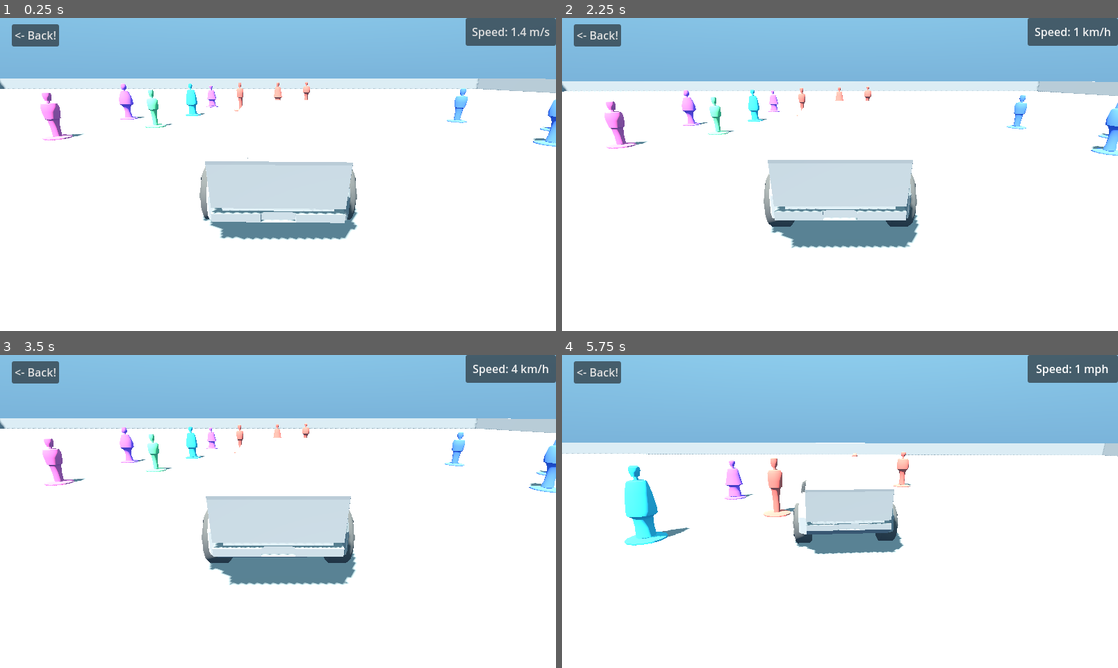
Above: before the commit, frames 1-4 (two rows, left to right).
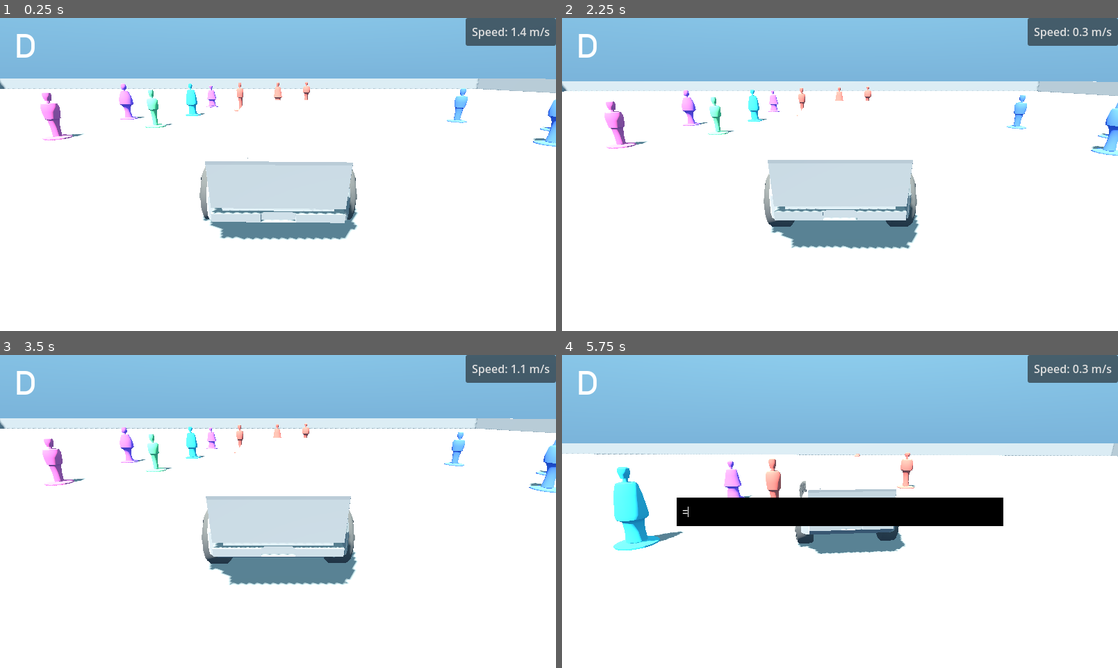
Above: after the commit, the same moments.

Repository: pedestriantactics/cybertruck-simulator
Game: Godot game, scene res://play.tscn
The game is run twice, just before and just after one commit, with the same random seed, the same clock (stepped at 60 frames per second) and the same inputs.
Inputs (mouse positions are in pixels of both pictures, inside the frame that each line leads up to):
- Up to frame 1 (0.25 s): no input
- Up to frame 2 (2.25 s): click (595, 36) at 0.5 s, where only the run before the commit has a clickable "<- Back!"; hold D (turn_right) 1.28-2 s; click "Speed: 0.2 m/s" at 2 s
- Up to frame 3 (3.5 s): hold S (move_backward) from 2.78 s (still down); tap Enter (ui_accept) at 2.85, 3.02, 3.32 s
- Up to frame 4 (5.75 s): release S (move_backward) at 3.53 s; hold D (turn_right) 3.53-4.28 s; hold Enter (ui_accept) 3.53-4.28 s; hold W (move_forward) 4.28-5.03 s; tap Enter (ui_accept) at 4.35, 4.52, 4.82 s; hold A (turn_left) from 5.03 s (still down); hold Enter (ui_accept) from 5.03 s (still down); tap = (dev_console, bound only after the commit) at 5.65 s

The runs differ from the first frame. In frame 1, 0.7% of the frame differs, in the area x 2-11%, y 2-13%; in frame 2, 1.0%; in frame 3, 0.9%; in frame 4, 8.9%, in the area x 0-100%, y 2-64%.

Commit message:
new sounds, sound fixes

Diff:
--- a/default_bus_layout.tres
+++ b/default_bus_layout.tres
@@ -6,11 +6,14 @@
 
 [sub_resource type="AudioEffectDistortion" id="AudioEffectDistortion_8xrqf"]
 resource_name = "Distortion"
-drive = 0.24
-post_gain = -13.6
+drive = 0.27
+post_gain = 24.0
 
 [sub_resource type="AudioEffectLimiter" id="AudioEffectLimiter_s8s6l"]
 resource_name = "Limiter"
+threshold_db = -4.0
+soft_clip_db = 0.0
+soft_clip_ratio = 5.6
 
 [sub_resource type="AudioEffectCompressor" id="AudioEffectCompressor_grcbn"]
 resource_name = "Compressor"
@@ -18,18 +21,22 @@
 release_ms = 20.0
 sidechain = &"Impacts"
 
+[sub_resource type="AudioEffectEQ21" id="AudioEffectEQ21_bn7ff"]
+resource_name = "EQ21"
+band_db/22_hz = 12.1
+
 [resource]
 bus/0/effect/0/effect = SubResource("AudioEffectEQ21_wingd")
 bus/0/effect/0/enabled = false
 bus/0/effect/1/effect = SubResource("AudioEffectDistortion_8xrqf")
 bus/0/effect/1/enabled = false
 bus/0/effect/2/effect = SubResource("AudioEffectLimiter_s8s6l")
-bus/0/effect/2/enabled = false
+bus/0/effect/2/enabled = true
 bus/1/name = &"Ambient"
 bus/1/solo = false
 bus/1/mute = false
 bus/1/bypass_fx = false
-bus/1/volume_db = 0.0
+bus/1/volume_db = 1.556
 bus/1/send = &"Master"
 bus/1/effect/0/effect = SubResource("AudioEffectCompressor_grcbn")
 bus/1/effect/0/enabled = true
@@ -39,3 +46,5 @@
 bus/2/bypass_fx = false
 bus/2/volume_db = 0.0
 bus/2/send = &"Master"
+bus/2/effect/0/effect = SubResource("AudioEffectEQ21_bn7ff")
+bus/2/effect/0/enabled = true
--- a/play.tscn
+++ b/play.tscn
@@ -32,6 +32,20 @@
 [ext_resource type="AudioStream" uid="uid://dgdb3mvijloai" path="res://sounds/truck-hit-6.wav" id="20_x2a7m"]
 [ext_resource type="AudioStream" uid="uid://caa42n42ka5qy" path="res://sounds/truck-hit-7.wav" id="21_fl42q"]
 [ext_resource type="AudioStream" uid="uid://bxhyat3ru5j51" path="res://sounds/truck-hit-8.wav" id="22_1umyv"]
+[ext_resource type="AudioStream" uid="uid://dgb62dxjqao4h" path="res://sounds/truck-hit-hard-1.wav" id="27_j4yta"]
+[ext_resource type="AudioStream" uid="uid://b42n8giihjyv5" path="res://sounds/truck-hit-hard-2.wav" id="28_us5pt"]
+[ext_resource type="AudioStream" uid="uid://bfjt011qcwn5i" path="res://sounds/truck-hit-hard-3.wav" id="29_anvkl"]
+[ext_resource type="AudioStream" uid="uid://b7rch3fddjw4" path="res://sounds/truck-hit-hard-4.wav" id="30_ahe5v"]
+[ext_resource type="AudioStream" uid="uid://itrfjtl3yftq" path="res://sounds/truck-hit-hard-5.wav" id="31_e00e4"]
+[ext_resource type="AudioStream" uid="uid://ca0xm4cvj8dbt" path="res://sounds/truck-crash-1.wav" id="32_nx7oq"]
+[ext_resource type="AudioStream" uid="uid://crlds0ulv18s7" path="res://sounds/truck-crash-2.wav" id="33_hytdo"]
+[ext_resource type="Theme" uid="uid://c5e7qkd72wxfn" path="res://pt_theme.tres" id="33_orntt"]
+[ext_resource type="Script" path="res://scripts/dev_console.gd" id="34_7mley"]
+[ext_resource type="AudioStream" uid="uid://cpykpe4iy30ou" path="res://sounds/truck-crash-3.wav" id="34_cqoti"]
+[ext_resource type="FontFile" uid="uid://dw8ppg88hpy7d" path="res://fonts/Hyperwalk-Display.otf" id="35_xvq7y"]
+[ext_resource type="Script" path="res://scripts/gear_shift_indicator.gd" id="36_iwnde"]
+[ext_resource type="AudioStream" uid="uid://il6apbs2r1uv" path="res://sounds/switch-forward.wav" id="45_wpc7e"]
+[ext_resource type="AudioStream" uid="uid://djcjym3o355th" path="res://sounds/switch-reverse.wav" id="46_e3al3"]
 
 [sub_resource type="StyleBoxEmpty" id="1"]
 
@@ -84,7 +98,6 @@
 gravity_scale = 1.6
 center_of_mass_mode = 1
 script = ExtResource("3_udmgw")
-max_torque = 60000.0
 
 [node name="WindAudioStreamPlayer" type="AudioStreamPlayer" parent="InstancePos/car/Body"]
 stream = ExtResource("4_a2qxl")
@@ -120,6 +133,8 @@
 [node name="TruckImpactAudio" type="Node" parent="InstancePos/car/Body"]
 script = ExtResource("14_fdxpe")
 impact_sounds = Array[AudioStream]([ExtResource("15_exxkq"), ExtResource("16_drpyg"), ExtResource("17_7tem3"), ExtResource("18_n2b5r"), ExtResource("19_p4ae3"), ExtResource("20_x2a7m"), ExtResource("21_fl42q"), ExtResource("22_1umyv")])
+impact_hard_sounds = Array[AudioStream]([ExtResource("27_j4yta"), ExtResource("28_us5pt"), ExtResource("29_anvkl"), ExtResource("30_ahe5v"), ExtResource("31_e00e4")])
+crash_sounds = Array[AudioStream]([ExtResource("32_nx7oq"), ExtResource("33_hytdo"), ExtResource("34_cqoti")])
 
 [node name="FL" type="VehicleWheel3D" parent="InstancePos/car/Body"]
 transform = Transform3D(1, 0, 0, 0, 1, 0, 0, 0, 1, 0.957798, 0.142565, 2.08265)
@@ -219,13 +234,6 @@
 max_distance = 8.0
 height = 2.0
 
-[node name="Back" type="Button" parent="."]
-offset_left = 17.0
-offset_top = 9.0
-offset_right = 85.0
-offset_bottom = 41.0
-text = "<- Back!"
-
 [node name="ground" type="CSGBox3D" parent="."]
 transform = Transform3D(1, 0, 0, 0, 1, 0, 0, 0, 1, 2.08165e-12, -0.5, 2.08165e-12)
 use_collision = true
@@ -519,4 +527,68 @@
 use_collision = true
 size = Vector3(100, 2, 0.5)
 
+[node name="DevConsole" type="Control" parent="."]
+process_mode = 3
+layout_mode = 3
+anchors_preset = 15
+anchor_right = 1.0
+anchor_bottom = 1.0
+grow_horizontal = 2
+grow_vertical = 2
+theme = ExtResource("33_orntt")
+script = ExtResource("34_7mley")
+
+[node name="LineEdit" type="LineEdit" parent="DevConsole"]
+visible = false
+layout_mode = 1
+anchors_preset = 8
+anchor_left = 0.5
+anchor_top = 0.5
+anchor_right = 0.5
+anchor_bottom = 0.5
+offset_left = -235.0
+offset_top = -20.0
+offset_right = 235.0
+offset_bottom = 21.0
+grow_horizontal = 2
+grow_vertical = 2
+placeholder_text = "Enter command"
+
+[node name="Dash" type="Control" parent="."]
+process_mode = 3
+layout_mode = 3
+anchors_preset = 15
+anchor_right = 1.0
+anchor_bottom = 1.0
+grow_horizontal = 2
+grow_vertical = 2
+theme = ExtResource("33_orntt")
+
+[node name="Margin" type="Control" parent="Dash"]
+layout_mode = 1
+anchors_preset = 15
+anchor_right = 1.0
+anchor_bottom = 1.0
+offset_left = 22.0
+offset_top = 23.0
+offset_right = -22.0
+offset_bottom = -23.0
+grow_horizontal = 2
+grow_vertical = 2
+
+[node name="Label" type="Label" parent="Dash/Margin"]
+layout_mode = 1
+offset_right = 30.0
+offset_bottom = 43.0
+theme_override_fonts/font = ExtResource("35_xvq7y")
+theme_override_font_sizes/font_size = 48
+text = "D"
+script = ExtResource("36_iwnde")
+vehicle_node = NodePath("../../../InstancePos/car/Body")
+forward_sound = ExtResource("45_wpc7e")
+reverse_sound = ExtResource("46_e3al3")
+
+[node name="AudioStreamPlayer" type="AudioStreamPlayer" parent="Dash/Margin/Label"]
+volume_db = -8.065
+
 [connection signal="pressed" from="InstancePos/Panel/Spedometer" to="InstancePos/Panel/Spedometer" method="_on_Spedometer_pressed"]
--- a/project.godot
+++ b/project.godot
@@ -62,15 +62,14 @@
 , Object(InputEventJoypadMotion,"resource_local_to_scene":false,"resource_name":"","device":0,"axis":0,"axis_value":1.0,"script":null)
 ]
 }
-menu_back={
-"deadzone": 0.5,
-"events": [Object(InputEventKey,"resource_local_to_scene":false,"resource_name":"","device":0,"window_id":0,"alt_pressed":false,"shift_pressed":false,"ctrl_pressed":false,"meta_pressed":false,"pressed":false,"keycode":4194305,"physical_keycode":0,"key_label":0,"unicode":0,"echo":false,"script":null)
-, Object(InputEventJoypadButton,"resource_local_to_scene":false,"resource_name":"","device":0,"button_index":6,"pressure":0.0,"pressed":false,"script":null)
-]
-}
 toggle_reverse={
 "deadzone": 0.5,
 "events": [Object(InputEventKey,"resource_local_to_scene":false,"resource_name":"","device":-1,"window_id":0,"alt_press …(182 unchanged characters)…
+]
+}
+dev_console={
+"deadzone": 0.5,
+"events": [Object(InputEventKey,"resource_local_to_scene":false,"resource_name":"","device":-1,"window_id":0,"alt_pressed":false,"shift_pressed":false,"ctrl_pressed":false,"meta_pressed":false,"pressed":false,"keycode":0,"physical_keycode":61,"key_label":0,"unicode":61,"echo":false,"script":null)
 ]
 }
 
--- /dev/null
+++ b/pt_theme.tres
@@ -0,0 +1,20 @@
+[gd_resource type="Theme" load_steps=3 format=3 uid="uid://c5e7qkd72wxfn"]
+
+[ext_resource type="StyleBox" uid="uid://d2js3s8r07vwe" path="res://ui/dark-container.tres" id="1_ui7o3"]
+[ext_resource type="FontFile" uid="uid://dlexece4y3f5n" path="res://fonts/Hyperwalk-Body.otf" id="2_ghdgd"]
+
+[resource]
+default_font = ExtResource("2_ghdgd")
+default_font_size = 16
+LineEdit/colors/caret_color = Color(1, 1, 1, 1)
+LineEdit/colors/clear_button_color = Color(1, 1, 1, 1)
+LineEdit/colors/clear_button_color_pressed = Color(1, 1, 1, 1)
+LineEdit/colors/font_color = Color(1, 1, 1, 1)
+LineEdit/colors/font_outline_color = Color(1, 1, 1, 1)
+LineEdit/colors/font_selected_color = Color(1, 1, 1, 1)
+LineEdit/colors/selection_color = Color(1, 1, 1, 1)
+LineEdit/styles/focus = ExtResource("1_ui7o3")
+LineEdit/styles/normal = ExtResource("1_ui7o3")
+LineEdit/styles/read_only = ExtResource("1_ui7o3")
+RichTextLabel/colors/default_color = Color(1, 1, 1, 1)
+RichTextLabel/colors/font_outline_color = Color(1, 1, 1, 1)
--- a/scripts/audio_truck_impact.gd
+++ b/scripts/audio_truck_impact.gd
@@ -3,21 +3,41 @@
 # this listens to the collision_occurred signal and plays a random sound from an array at the volume of the impact
 
 @export var impact_sounds: Array[AudioStream] = []
+@export var impact_hard_sounds: Array[AudioStream] = []
+@export var crash_sounds: Array[AudioStream] = []
 
 # Called when the node enters the scene tree for the first time.
 func _ready():
 	get_parent().object_collision_occurred.connect(_on_object_collision_occurred)
-	get_parent().static_collision_occurred.connect(_on_object_collision_occurred)
+	get_parent().static_collision_occurred.connect(_on_static_collision_occurred)
 
 func _on_object_collision_occurred(impact):
-	if (impact < .5):
+	if (impact < .1):
 		return
+
+	var final_sounds = impact_sounds
+	if (impact > 20):
+		final_sounds = impact_hard_sounds
 	# scale the volume to be -80 for an impact of 0 and 0 for an impact of 2
-	var calculated_volume = impact * 20 - 20
+	var calculated_volume = impact * 40 - 20
 	# if the volume is over 0 cap it at 0
 	if (calculated_volume > 0):
 		calculated_volume = 0
-	play_random_instantiated(impact_sounds, calculated_volume)
+	play_random_instantiated(final_sounds, calculated_volume)
+
+func _on_static_collision_occurred(impact):
+	if (impact < .1):
+		return
+
+	var final_sounds = impact_hard_sounds
+	if (impact > 1):
+		final_sounds = crash_sounds
+	# scale the volume to be -80 for an impact of 0 and 0 for an impact of 2
+	var calculated_volume = impact * 40 - 20
+	# if the volume is over 0 cap it at 0
+	if (calculated_volume > 0):
+		calculated_volume = 0
+	play_random_instantiated(final_sounds, calculated_volume)
 
 
 # Called every frame. 'delta' is the elapsed time since the previous frame.
--- a/scripts/audio_truck_tires_loop.gd
+++ b/scripts/audio_truck_tires_loop.gd
@@ -13,10 +13,10 @@
 # Called every frame. 'delta' is the elapsed time since the previous frame.
 func _process(delta):
 	# if below a volume stop playing at all
-	# if playing and volume_db < -70:
-	# 	stop()
-	# if !playing and volume_db > -70:
-	# 	play()
+	if playing and parent.get_linear_velocity().length() < 1:
+		stop()
+	if !playing and parent.get_linear_velocity().length() > 1:
+		play()
 
 	if parent == null:
 		return
--- /dev/null
+++ b/scripts/dev_console.gd
@@ -0,0 +1,51 @@
+extends Control
+
+# this is toggled by hitting the "dev_console" key defined in the project settings
+
+# when the key is pressed the game will pause and the child line edit will be shown and the focus will be set to it
+# when the key is pressed again the line edit will be hidden and the game will resume
+
+# when the line edit is shown, pressing the return key will hide the console and execute the command if there is one
+# the command will printed and a signal will fire with the command as a string argument
+
+signal command(command)
+
+# the line edit to show and hide
+@onready var line_edit = get_child(0)
+
+# Called when the node enters the scene tree for the first time.
+func _ready():
+	pass # Replace with function body.
+
+# when the key is pressed
+func _input(event):
+	if event.is_action_pressed("dev_console"):
+		if line_edit.visible:
+			line_edit.visible = false
+			get_tree().paused = false
+		else:
+			line_edit.visible = true
+			line_edit.grab_focus()
+			get_tree().paused = true
+
+	# when the line edit is shown and the return key is pressed
+	if event.is_action_pressed("ui_accept") and line_edit.visible:
+		# hide the line edit
+		line_edit.visible = false
+		get_tree().paused = false
+
+		# get the command
+		var command = line_edit.text
+
+		# clear the line edit
+		line_edit.text = ""
+
+		# print the command
+		print(command)
+
+		# emit the signal
+		emit_signal("command", command)
+
+# Called every frame. 'delta' is the elapsed time since the previous frame.
+func _process(delta):
+	pass
--- /dev/null
+++ b/scripts/gear_shift_indicator.gd
@@ -0,0 +1,30 @@
+extends Label
+
+# this indicates if the driver is in D or R mode
+@export var vehicle_node: NodePath
+@onready var audio_stream_player = get_child(0)
+@export var forward_sound: AudioStream
+@export var reverse_sound: AudioStream
+var vehicle
+var previous_forward = false
+
+func _ready():
+    if vehicle_node != null:
+        # get the vehicle script
+        vehicle = get_node(vehicle_node)
+    else:
+        printerr("vehicle node not set")
+
+func _process(delta):
+    if vehicle.forward == previous_forward:
+        return
+    previous_forward = vehicle.forward
+
+    if vehicle.forward:
+        text = "D"
+        audio_stream_player.stream = forward_sound
+        audio_stream_player.play()
+    else:
+        text = "R"
+        audio_stream_player.stream = reverse_sound
+        audio_stream_player.play()
--- a/scripts/vehicle.gd
+++ b/scripts/vehicle.gd
@@ -1,11 +1,11 @@
 extends VehicleBody3D
 
 # extends VehicleBody
-@export var max_rpm = 600.0
-@export var max_rpm_reverse = 200.0
-@export var max_torque = 30000.0
-@export var max_steering = 0.4
-@export var steering_speed = 5.0
+var max_rpm = 600.0
+var max_rpm_reverse = 200.0
+var max_torque = 80000.0
+var max_steering = 0.5
+var steering_speed = 5.0
 
 var accelerationDelaySeconds = .3
 var accelerationTimer = 0.0
@@ -53,17 +53,17 @@
 		if collider is RigidBody3D:
 			other_velocity = collider.linear_velocity
 			impact = (linear_velocity - other_velocity).length()
-			#impact is very strong, let's make it reasonable
-			impact = pow(impact / 30, 2)
 			if impact > .01:
+				#impact is very strong, let's make it reasonable
+				impact = pow(impact / 30, 2)
 				emit_signal("object_collision_occurred", impact)
 		# if it's a wall
 		else:
 			# if it's not another object you're hitting a wall, compare your velocity to the previous velocity
 			impact = (previous_velocity - linear_velocity).length()
-			#impact is very strong, let's make it reasonable
-			impact = pow(impact / 10, 2)
 			if impact > .01:
+				#impact is very strong, let's make it reasonable
+				impact = pow(impact / 10, 2)
 				emit_signal("static_collision_occurred", impact)
 
 	previous_velocity = linear_velocity
--- /dev/null
+++ b/ui/dark-container.tres
@@ -0,0 +1,8 @@
+[gd_resource type="StyleBoxFlat" format=3 uid="uid://d2js3s8r07vwe"]
+
+[resource]
+content_margin_left = 8.0
+content_margin_top = 8.0
+content_margin_right = 8.0
+content_margin_bottom = 8.0
+bg_color = Color(0, 0, 0, 1)
Not shown: 1 places in default_bus_layout.tres that only renumber resources
Binary file added: fonts/Hyperwalk-Body.otf
Not shown, added: fonts/Hyperwalk-Body.otf.import
Binary file added: fonts/Hyperwalk-Display.otf
Not shown, added: fonts/Hyperwalk-Display.otf.import
Binary file added: fonts/Hyperwalk-Light.otf
Not shown, added: fonts/Hyperwalk-Light.otf.import
Not shown: 1 places in play.tscn that only renumber resources
Not shown, added: sounds/switch-forward.wav.import
Not shown, added: sounds/switch-reverse.wav.import
Not shown, added: sounds/truck-crash-1.wav.import
Not shown, added: sounds/truck-crash-2.wav.import
(and 25 more such lines)
